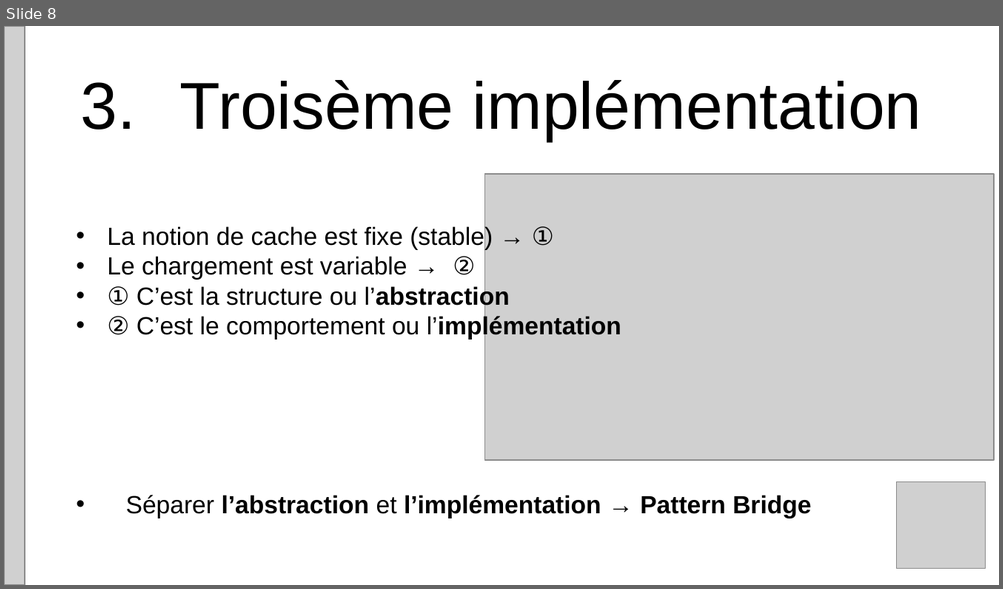
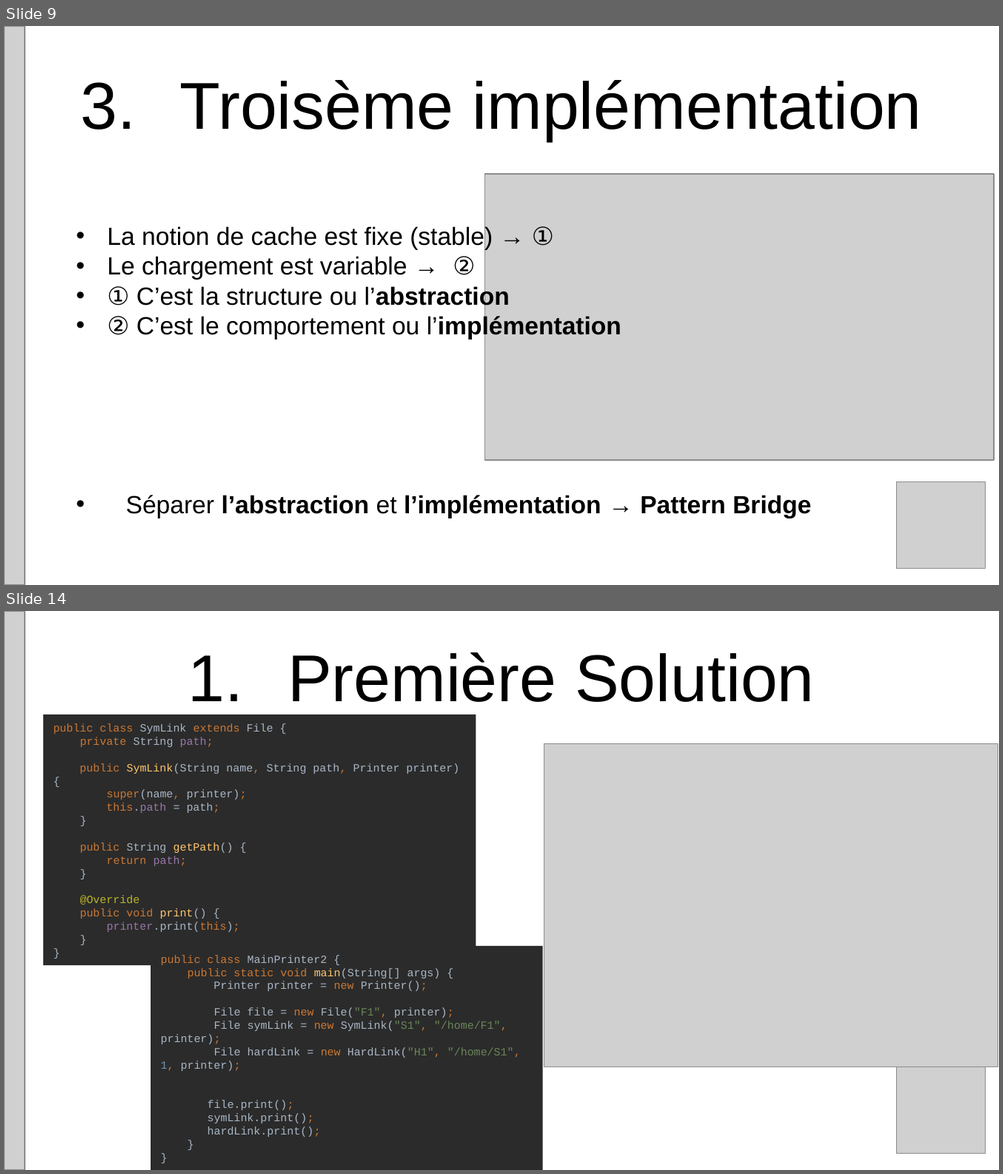
Before and after one commit to omebarki/meetuppatterns, a slide deck: doc/PatternsWesquad.pptx. Shown one above the other, each under a label of ours: slide 8 before the commit, slides 9 and 14 after it; the slides between them are not shown. The pictures are 1003x589 and 1003x1174 pixels, drawn with LibreOffice and Linux fonts; fonts in the diff are those of the drawing; grey boxes stand for pictures. Boxes give left, top, right and bottom in pixels: in the first picture for what was removed or moved away, otherwise in the second. Text is boxed around its words. In the diff, an @@ line names an element or a change of style, - is before the commit and + after.

Commit message:
Add last slides

```diff
--- a/doc/PatternsWesquad.pptx
+++ b/doc/PatternsWesquad.pptx
@@ slide 14 added at box(4, 611, 999, 1170), background #FFFFFF @@
@@ picture added at box(4, 611, 25, 1170) @@
@@ text added at box(287, 652, 814, 702), 48 pt, text #000000 @@
+1. Première Solution
@@ rectangle added at box(44, 715, 476, 965), fill #2B2B2B, 8 pt, text #A9B7C6 @@
+public class SymLink extends File {
+private String path;
+public SymLink(String name, String path, Printer printer) {
+super(name, printer);
+this.path = path;
+}
+public String getPath() {
+return path;
+}
+@Override
+public void print() {
+printer.print(this);
+}
+}
@@ picture added at box(544, 743, 998, 1067) @@
@@ rectangle added at box(151, 946, 542, 1170), fill #2B2B2B, 8 pt, text #A9B7C6 @@
+public class MainPrinter2 {
+public static void main(String[] args) {
+Printer printer = new Printer();
+File file = new File("F1", printer);
+File symLink = new SymLink("S1", "/home/F1", printer);
+File hardLink = new HardLink("H1", "/home/S1", 1, printer);
+file.print();
+symLink.print();
+hardLink.print();
+}
+}
@@ picture added at box(896, 1068, 984, 1154) @@
@@ what was slide 8 is now slide 9 @@
```
Also in this commit, not shown: 7 other slides added.
